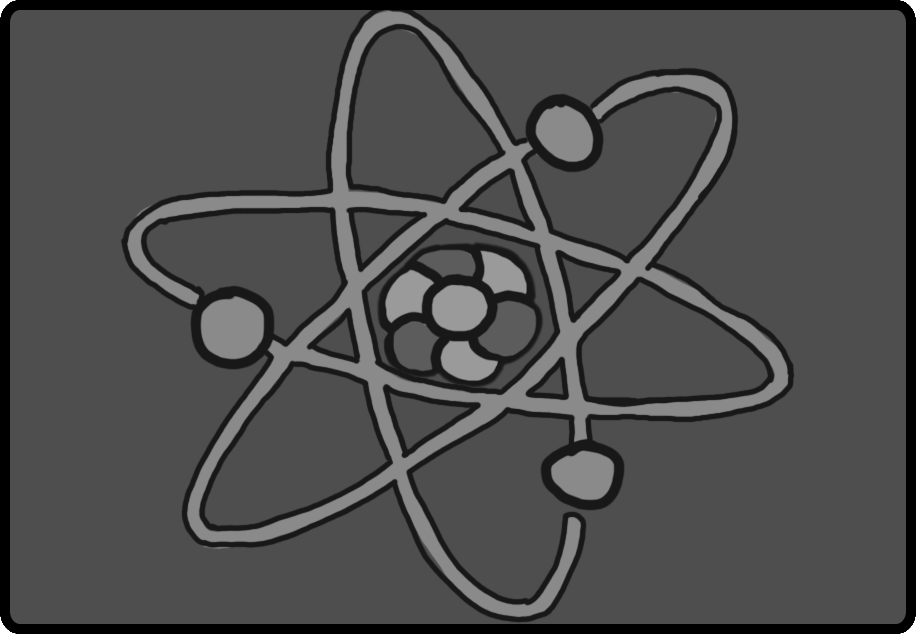
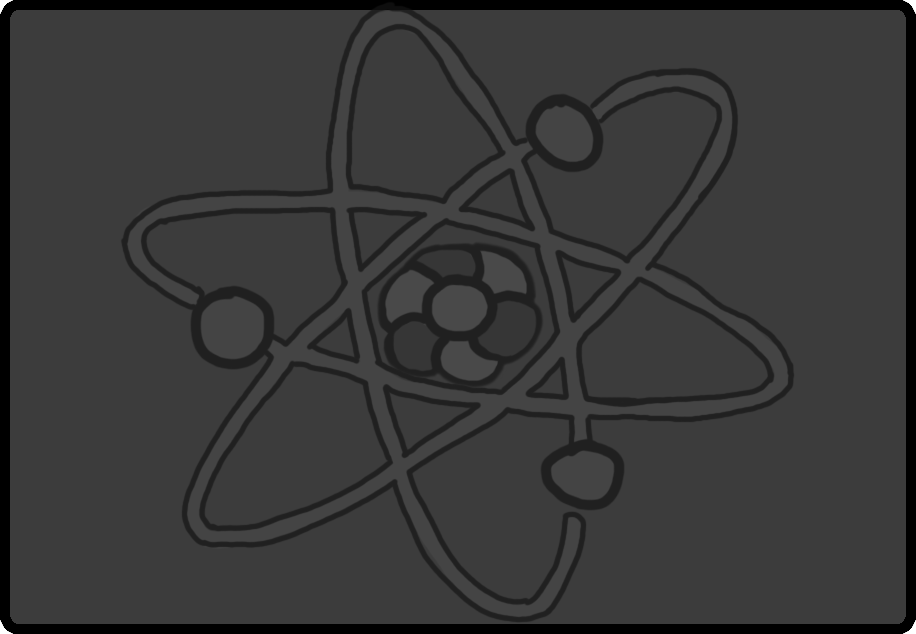
Before/after of a 916px x 634px layered artwork. What changed in the layer stack:
painted on "Layer 1" over box(120, 2, 795, 624)
painted on "Rounded Rectangle 1", unmasked it over box(10, 10, 906, 624)
